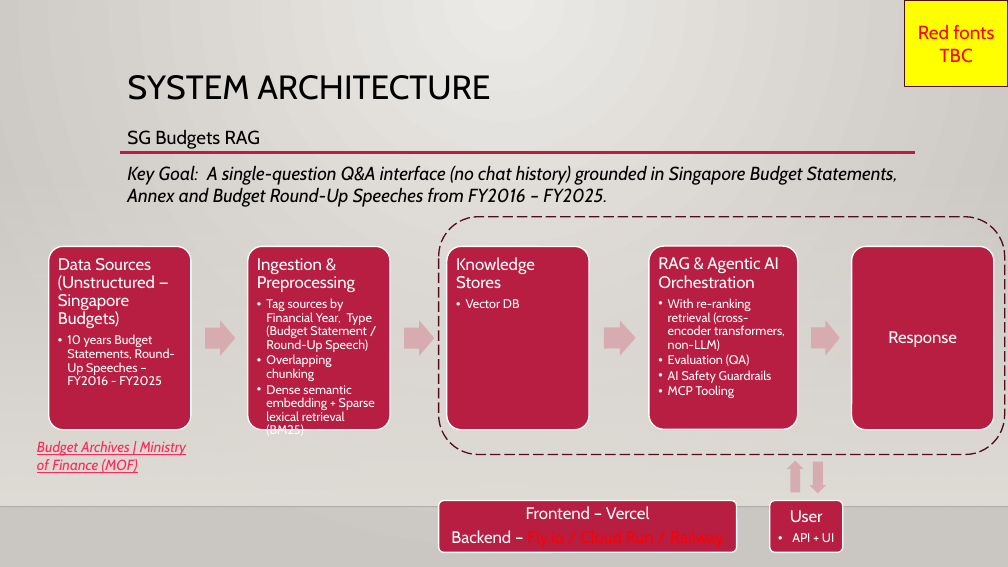
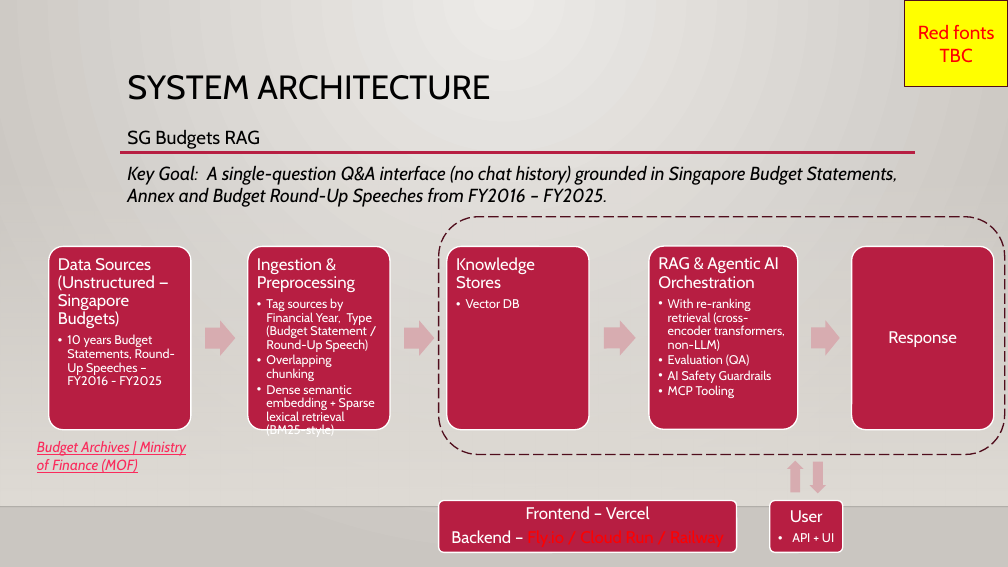
Before and after one commit to Phrey001/dataexpert-ai-capstone-sg-budget-rag, a slide deck: slide 2 of docs/system_architecture.pptx. Drawn at 1008x567 pixels with LibreOffice and Linux fonts; fonts in the diff are those of the drawing; background and template pictures are left out. Boxes give left, top, right and bottom in pixels: in the first picture for what was removed or moved away, otherwise in the second. Text is boxed around its words. In the diff, an @@ line names an element or a change of style, - is before the commit and + after.

```diff
--- a/docs/system_architecture.pptx
+++ b/docs/system_architecture.pptx
@@ text at (266, 385, 375, 437): text changed @@
-  • Dense semantic embedding + Sparse lexical retrieval (BM25)
+  • Dense semantic embedding + Sparse lexical retrieval (BM25-style)
```
Also in this commit, not shown: 1 other slide changed, 1 slide added, 35 other files.
